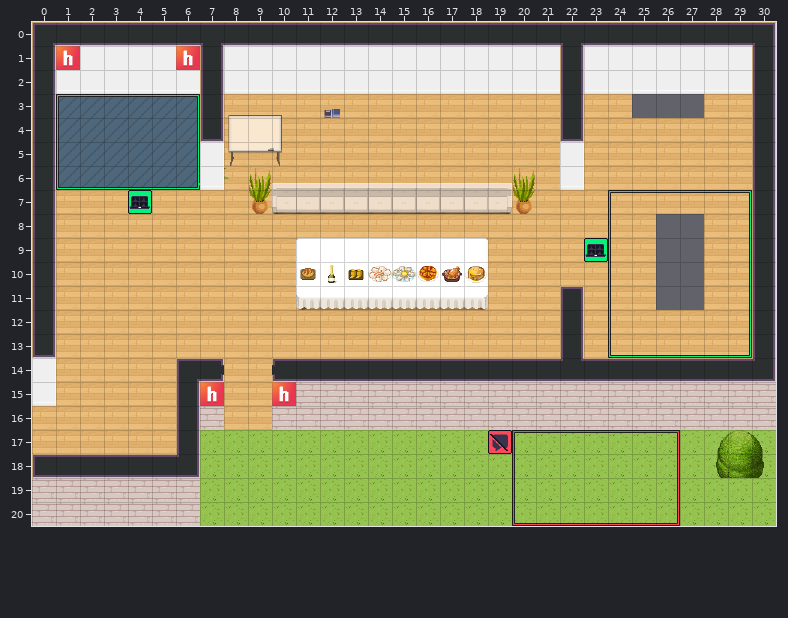
Tiled map (JSON): office.tmj. Above: the version before the commit.
Cells are 32x32 px. Shown: x 0..30, y 0..20.
Now the later version:
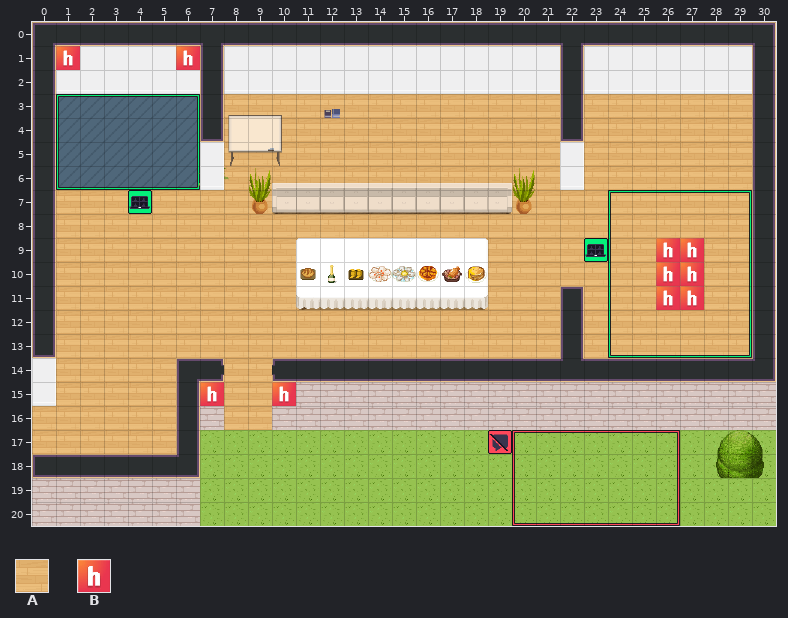
Key: from "WA_Room_Builder": A 350; from "singleTileHC": B 0.
_ is an empty cell.
The exact change:
{"where": "layer \"floor/floor2\""}
{"y":3,"x":25,"old":"___","new":"AAA"}
{"y":8,"x":26,"old":"__","new":"AA"}
{"y":9,"x":26,"old":"__","new":"BB"}
{"y":10,"x":26,"old":"__","new":"BB"}
{"y":11,"x":26,"old":"__","new":"BB"}
{"label":"added","picture_box":[632,94,704,118]}
{"label":"added","picture_box":[656,214,704,310]}
